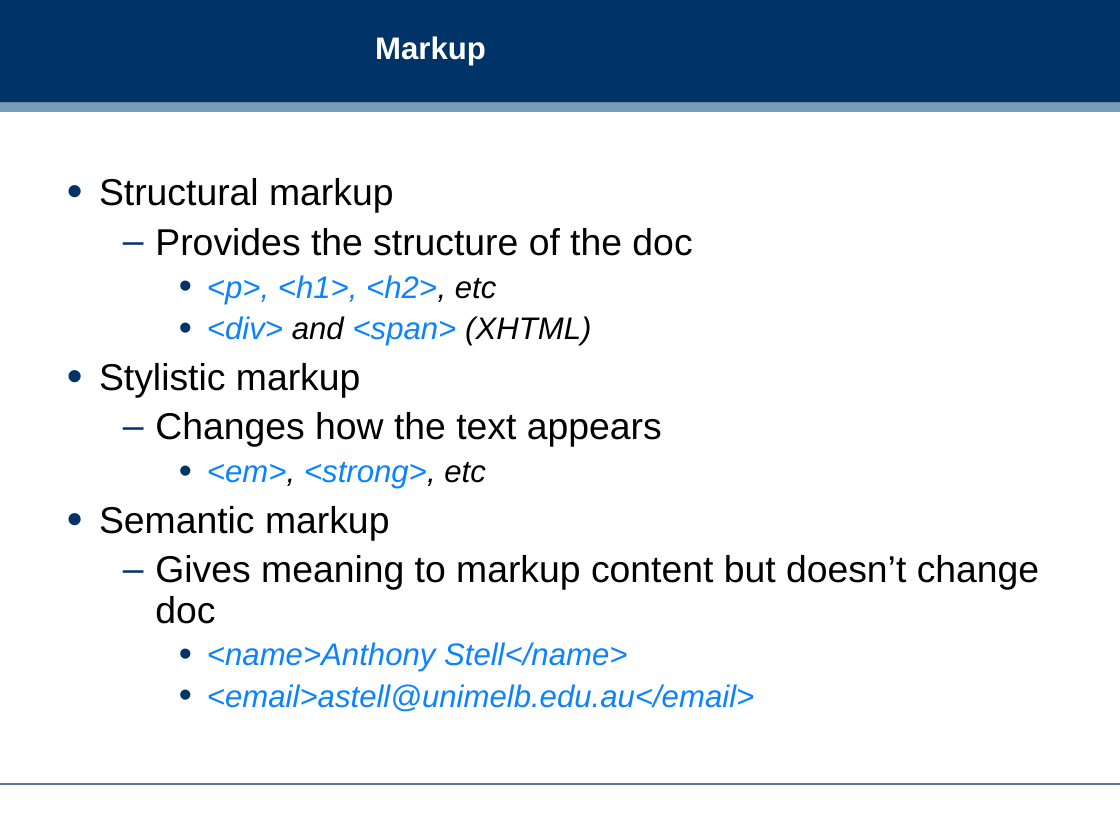
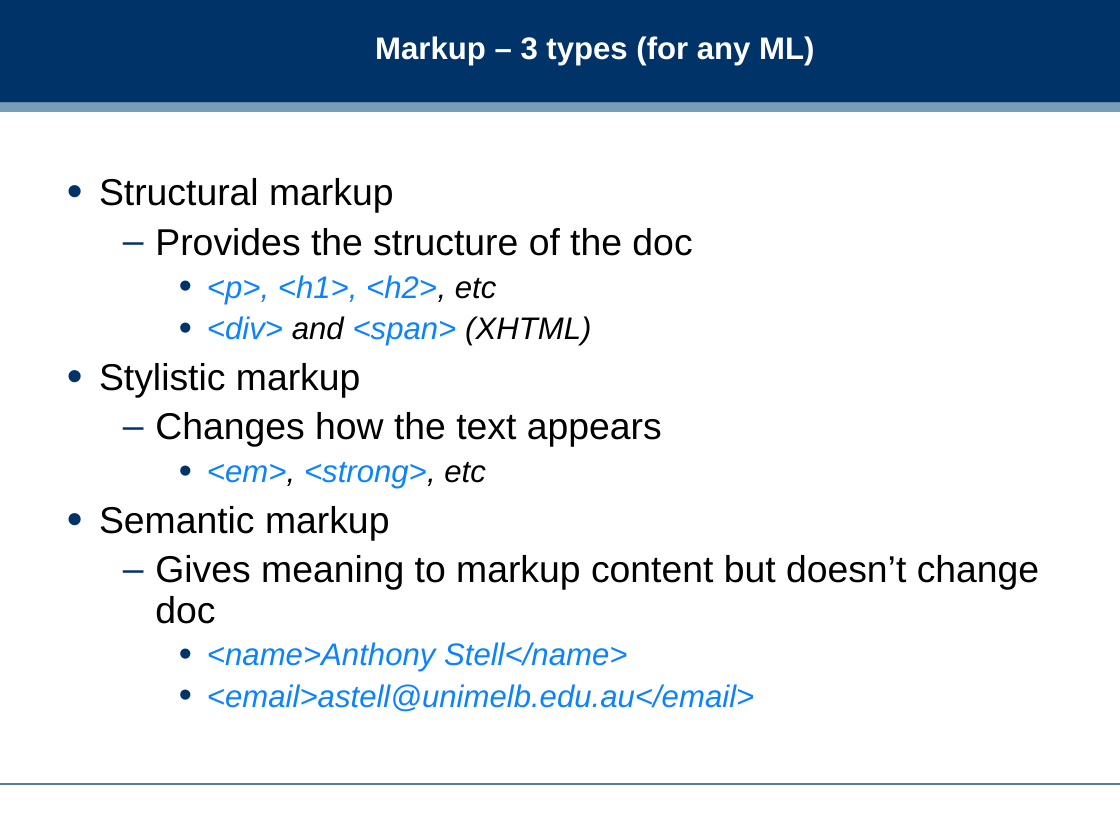
Before and after one commit to dreamind/ix, a slide deck: slide 13 of lectures/presenting-data/html.ppt (slide 11 before the commit). Drawn at 1120x840 pixels with LibreOffice and Linux fonts; fonts in the diff are those of the drawing; background and template pictures are left out. Boxes give left, top, right and bottom in pixels: in the first picture for what was removed or moved away, otherwise in the second. Text is boxed around its words. In the diff, an @@ line names an element or a change of style, - is before the commit and + after.

```diff
--- a/lectures/presenting-data/html.ppt
+++ b/lectures/presenting-data/html.ppt
@@ title at (375,36,814,65): text changed @@
-Markup
+Markup – 3 types (for any ML)
```
Also in this commit, not shown: 9 other slides changed, 6 slides added, 3 slides removed, 1 other file.
